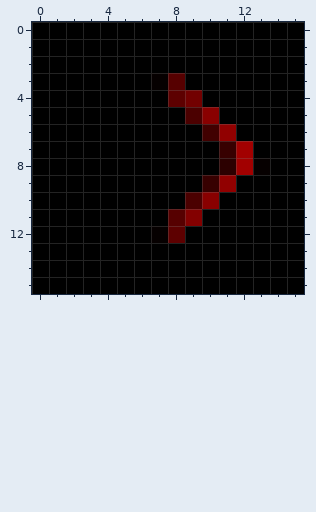
Pixel-art sprite, stored at icons/icon16.png. Above is the file before it was changed.
The file is 16x16 pixels. Colours within 5 levels of each other are drawn and written as one.
New version:
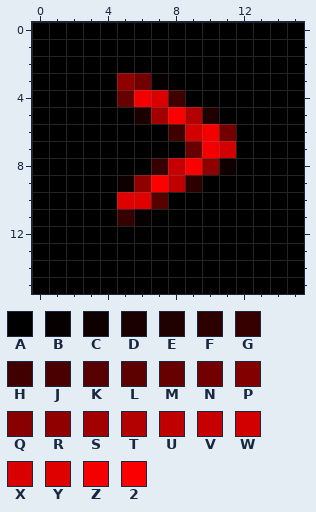
Palette (. is transparent): A #000000  B #060000  C #0f0000  D #1b0000  E #210000  F #2c0000  G #370000  H #410000  J #4b0000  K #560000  L #5d0000  M #670000  N #720000  P #830000  Q #890000  R #910000  S #a20000  T #b30000  U #c00000  V #c60000  W #d20000  X #d80000  Y #df0000  Z #f40000  2 #fb0000
Change:
Changed rows in their new state; - is an unchanged pixel.
first column x 5:
 3 RN-A-----
 4 MZXHA----
 5 -DS2TE---
 6 ---HWZN--
 7 ----MZWA-
 8 --GV2RCAA
 9 CR2UFAA--
10 YYK-AA---
11 GB-AA----
12 --AA-----
Where, in picture pixels (left, top, right, bottom), the same in both pictures:
changed: (117, 73, 270, 243)
